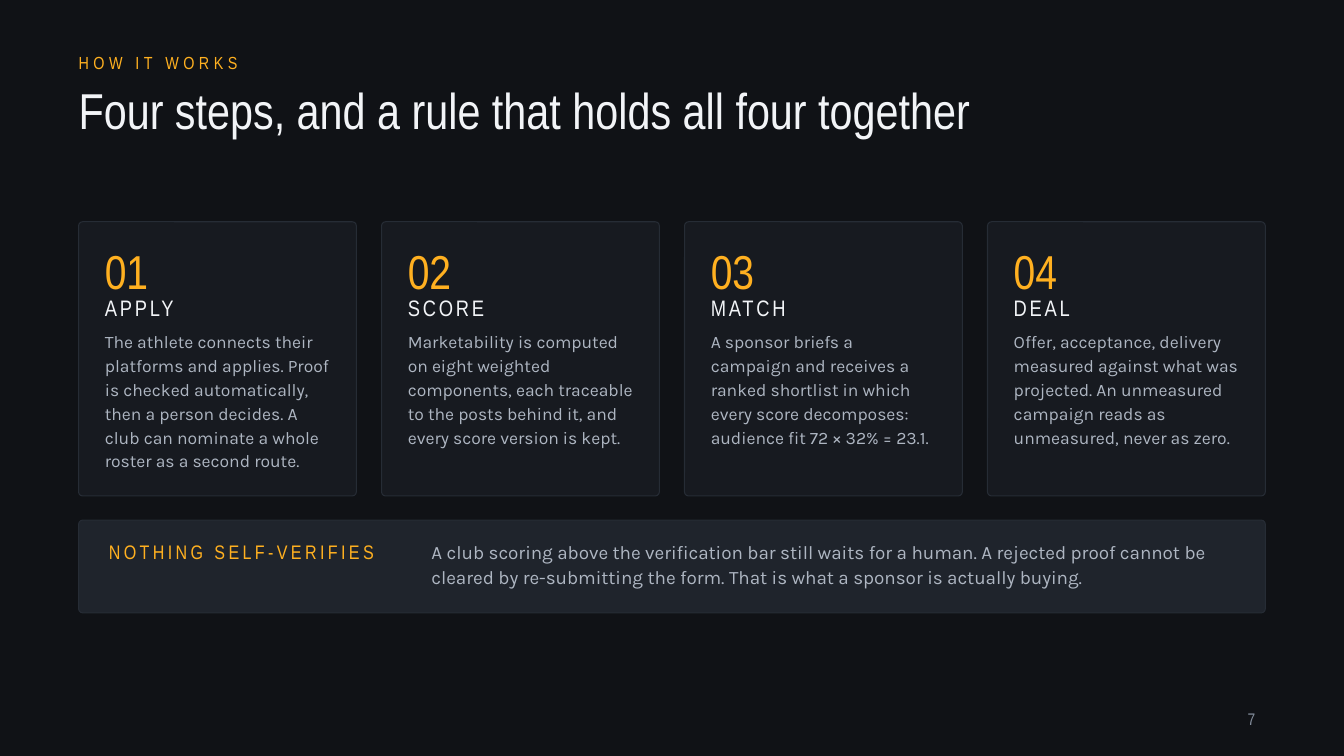
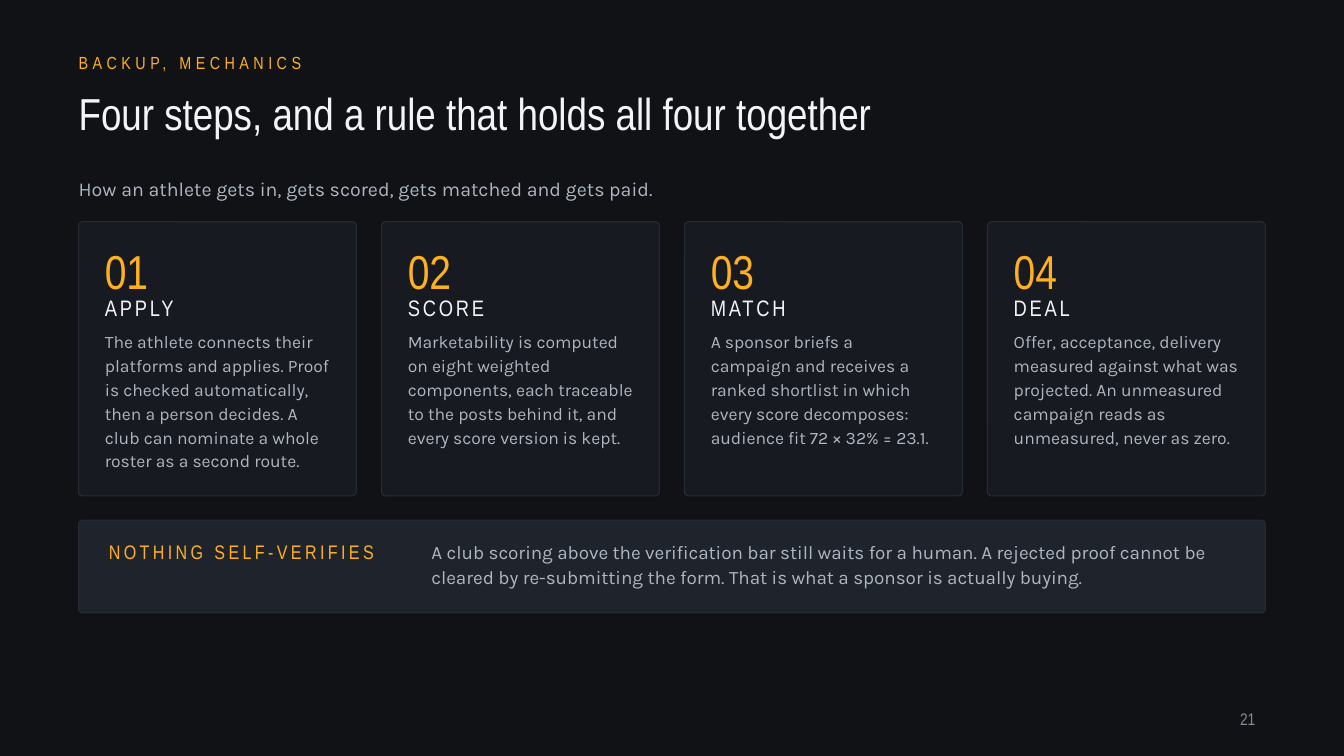
Before and after one commit to jadzoghaib/stride, a slide deck: slide 21 of deck/Stride_Pitch_Deck.pptx (slide 7 before the commit). Drawn at 1344x756 pixels with LibreOffice and Linux fonts; fonts in the diff are those of the drawing. Boxes give left, top, right and bottom in pixels: in the first picture for what was removed or moved away, otherwise in the second. Text is boxed around its words. In the diff, an @@ line names an element or a change of style, - is before the commit and + after.

```diff
--- a/deck/Stride_Pitch_Deck.pptx
+++ b/deck/Stride_Pitch_Deck.pptx
@@ text at (x1=79, y1=56, x2=237, y2=69): text changed @@
-HOW IT WORKS
+BACKUP, MECHANICS
@@ text "Four steps, and a rule ..." at (x1=79, y1=97, x2=871, y2=140): size 36 to 32 pt @@
@@ text added at (x1=79, y1=182, x2=652, y2=201), 14 pt, text #AEB6C2 @@
+How an athlete gets in, gets scored, gets matched and gets paid.
@@ page number at (x1=1240, y1=713, x2=1255, y2=725): text changed @@
-7
+21
```
Also in this commit, not shown: 4 other slides changed, 5 slides added, 1 slide removed, 10 other files.
